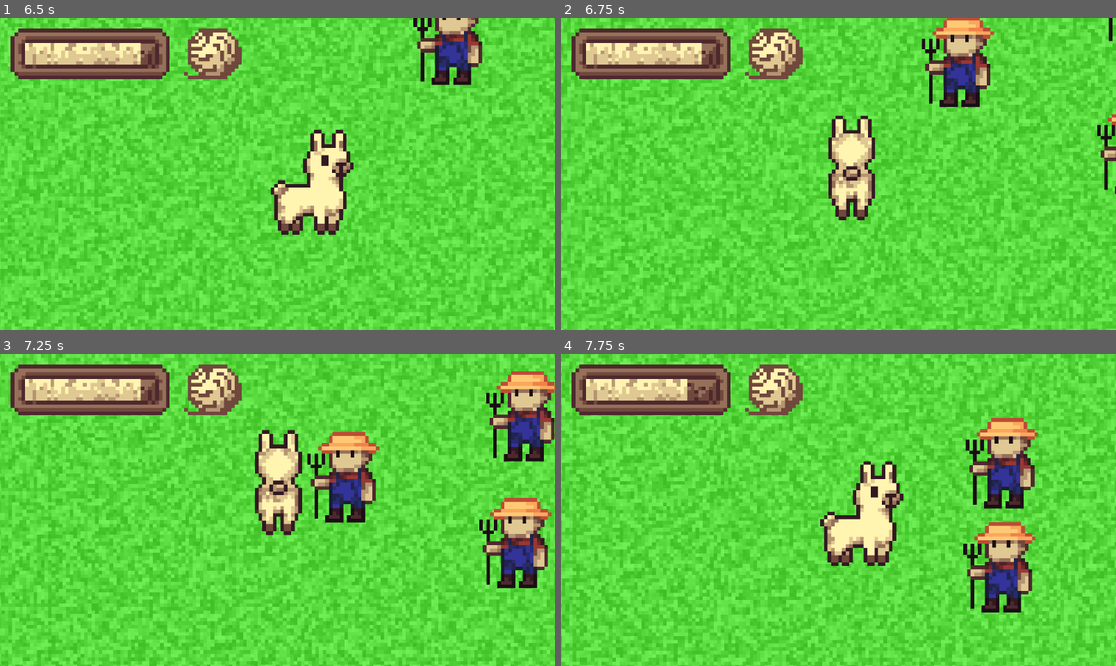
Above: before the commit, frames 1-4 (two rows, left to right).
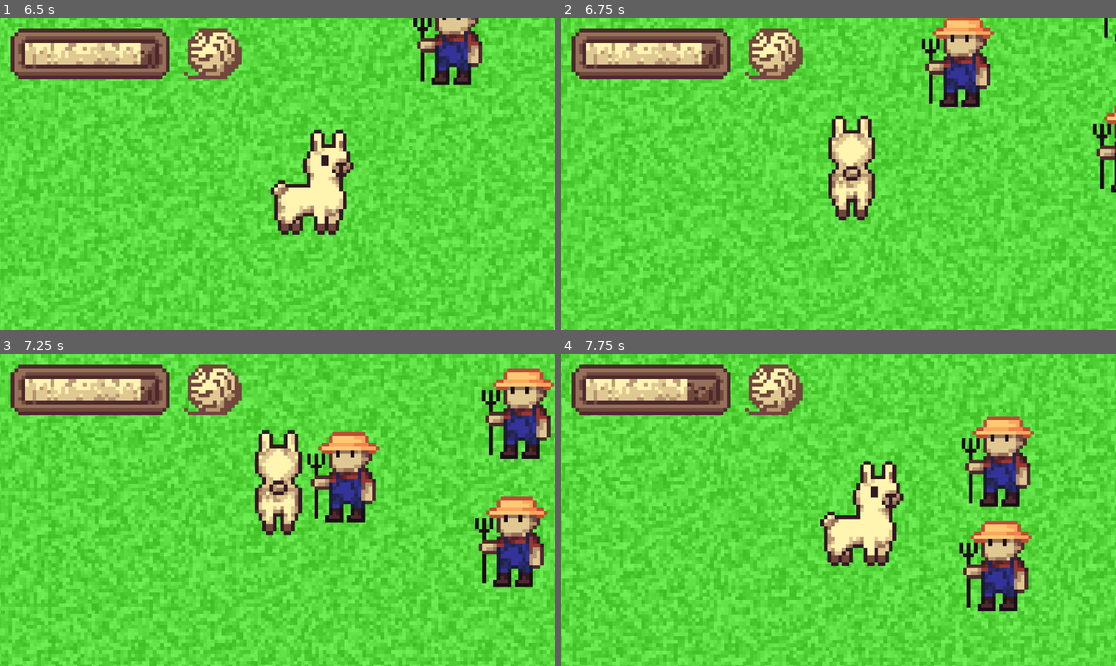
Above: after the commit, the same moments.

Repository: k4444th/Shear-Madness
Game: Godot game, scene res://scenes/main.tscn
Two runs of this game, one before a commit and one after it. Both use one fixed random seed, a clock stepped at 60 frames per second and the inputs below.
Inputs (mouse positions are in pixels of both pictures, inside the frame that each line leads up to):
- Up to frame 1 (6.5 s): tap Enter at 0.5 s; move the mouse to (399, 158) at 0.52 s; hold D (Right) 0.53-1.28 s; click (399, 158) at 0.67 s; move the mouse to (166, 189) at 1.27 s; hold S (Down) 1.28-2.03 s; move the mouse to (333, 105) at 2.02 s; hold D (Right) 2.03-2.78 s; move the mouse to (249, 236) at 2.77 s; hold W (Up) 2.78-3.53 s; click (249, 236) at 2.92 s; move the mouse to (444, 220) at 3.52 s; hold A (Left) 3.53-5.03 s; move the mouse to (111, 127) at 4.27 s; move the mouse to (305, 174) at 5.02 s; hold S (Down) 5.03-5.78 s; click (305, 174) at 5.17 s; move the mouse to (194, 96) at 5.77 s; hold D (Right) from 5.78 s (still down)
- Up to frame 2 (6.75 s): move the mouse to (960, 158) at 6.52 s; release D (Right) at 6.53 s; hold W (Up) from 6.53 s (still down)
- Up to frame 3 (7.25 s): keep holding W (Up)
- Up to frame 4 (7.75 s): move the mouse to (727, 525) at 7.27 s; release W (Up) at 7.28 s; hold D (Right) from 7.28 s (still down); click (727, 525) at 7.42 s

Frame 1 is identical in both runs. In frame 2, 0.6% of the frame differs, in the area x 95-100%, y 0-57%; in frame 3, 4.6%, in the area x 85-100%, y 4-76%; in frame 4, 4.4%.

Commit message:
Small adaptions in farer spawn rate

Diff:
--- a/scripts/main.gd
+++ b/scripts/main.gd
@@ -60,6 +60,8 @@
 
 func _on_timer_timeout() -> void:
 	spawnFarmer()
+
+	if timer.wait_time > 0.5:
+		timer.wait_time *= 0.975
+
 	timer.start()
-	if timer.wait_time > 0.5:
-		timer.wait_time *= 0.95
